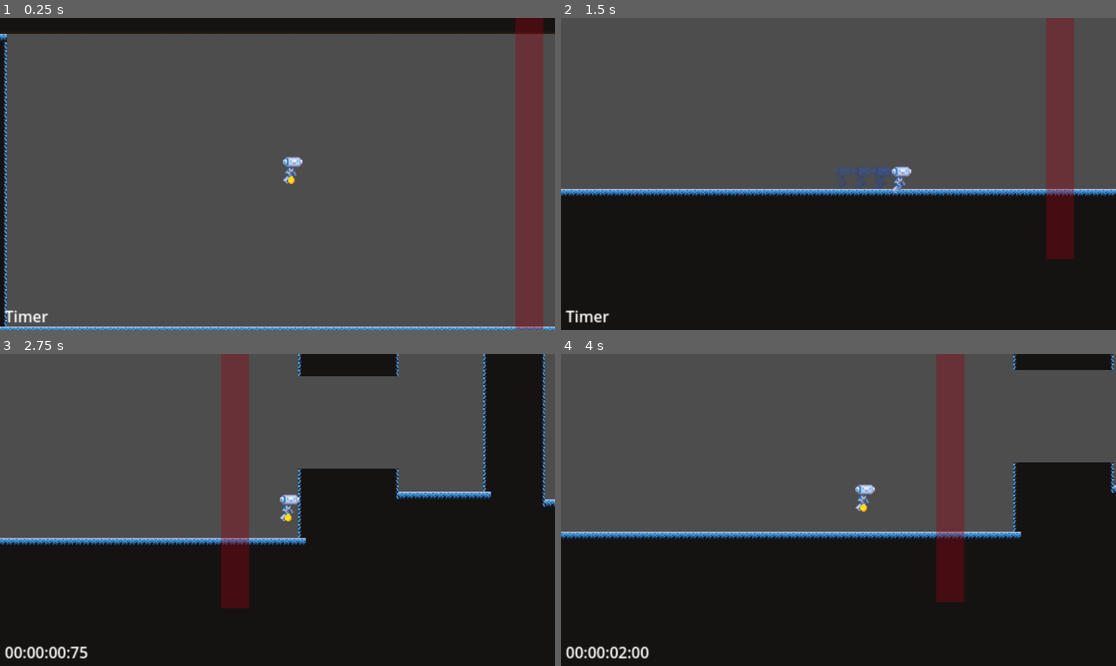
Above: before the commit, frames 1-4 (two rows, left to right).
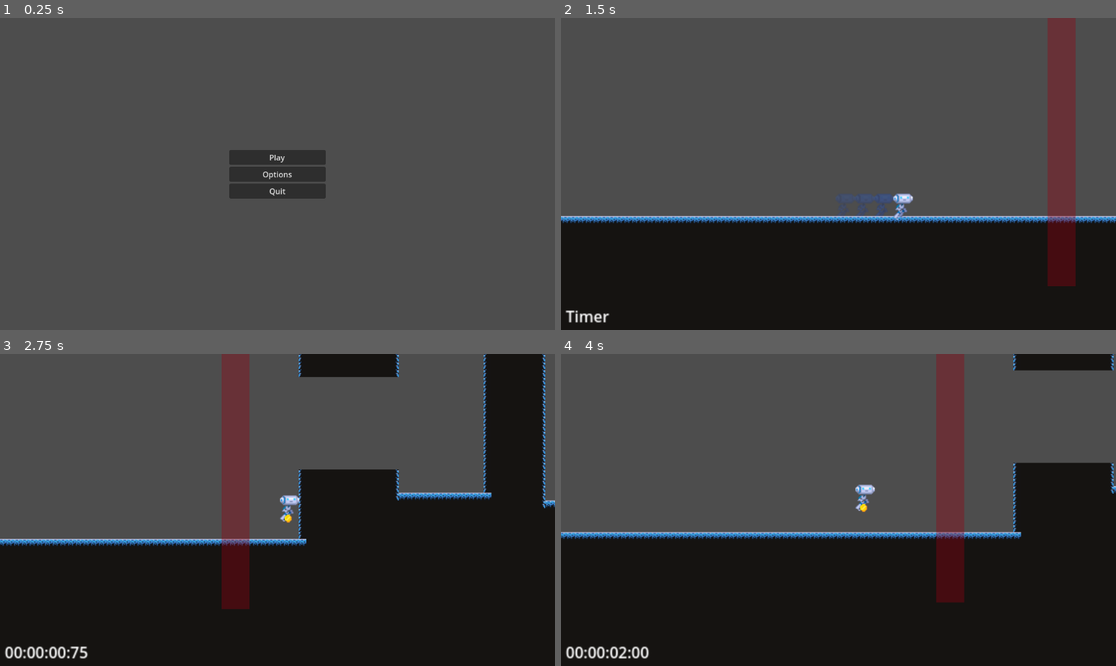
Above: after the commit, the same moments.

Repository: Slabity/LudumDare53
Game: Godot game, scene res://src/scenes/main_scene.tscn
The game is run twice, just before and just after one commit, with the same random seed, the same clock (stepped at 60 frames per second) and the same inputs. Before the commit the project starts from res://src/scenes/levels/map001.tscn.
Inputs (mouse positions are in pixels of both pictures, inside the frame that each line leads up to):
- Up to frame 1 (0.25 s): no input
- Up to frame 2 (1.5 s): click (838, 158) at 0.5 s, where only the run after the commit has a clickable "Play"; move the mouse to (960, 158) at 1.27 s; hold Right (ui_right) from 1.28 s (still down); tap K (dash) at 1.35 s; click (960, 158) at 1.42 s
- Up to frame 3 (2.75 s): keep holding Right (ui_right); tap J (jump) at 1.52, 2.27 s; move the mouse to (166, 525) at 2.02 s; right-click (166, 525) at 2.1 s
- Up to frame 4 (4 s): move the mouse to (894, 441) at 2.77 s; release Right (ui_right) at 2.78 s; hold Left (ui_left) 2.78-3.53 s; tap K (dash) at 2.85 s; move the mouse to (810, 572) at 3.52 s; hold Right (ui_right) from 3.53 s (still down); right-click (810, 572) at 3.6 s; click (810, 572) at 3.67 s; tap J (jump) at 3.77 s

The runs differ from the first frame. In frame 1, 15% of the frame differs, in the area x 0-100%, y 0-100%; in frame 2, 12%; in frame 3, 2.1%; in frame 4, 0.5%.

Commit message:
Updated main scene to main menu
Updated main scene to main menu

Diff:
--- a/project.godot
+++ b/project.godot
@@ -11,7 +11,7 @@
 [application]
 
 config/name="Ludum Dare 53"
-run/main_scene="res://src/scenes/levels/map001.tscn"
+run/main_scene="res://src/scenes/main_scene.tscn"
 config/features=PackedStringArray("4.0", "Forward Plus")
 
 [autoload]
